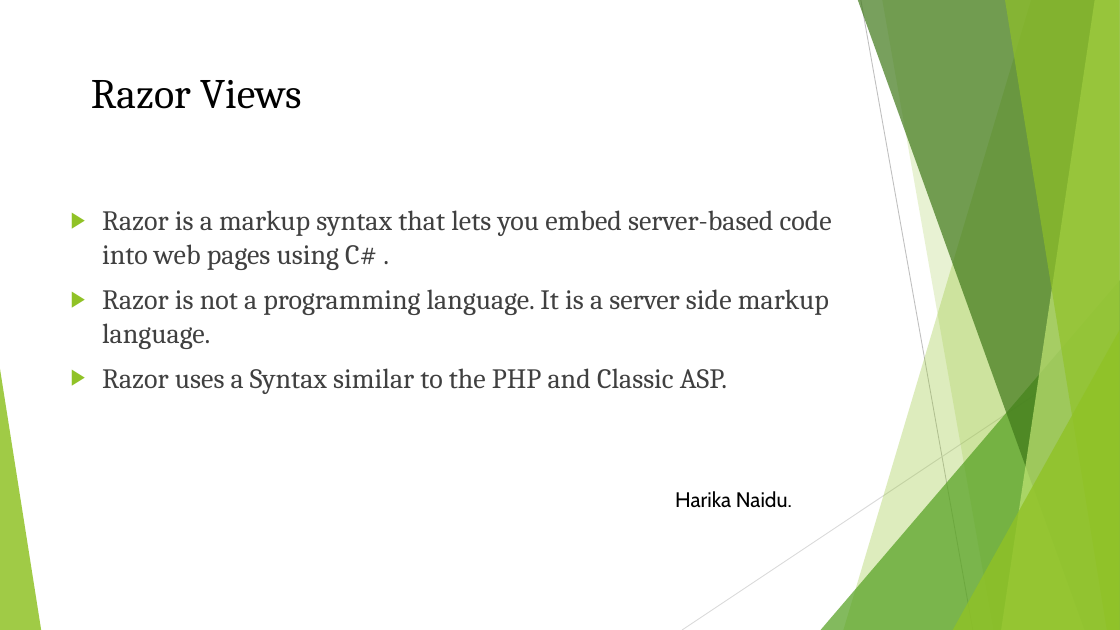
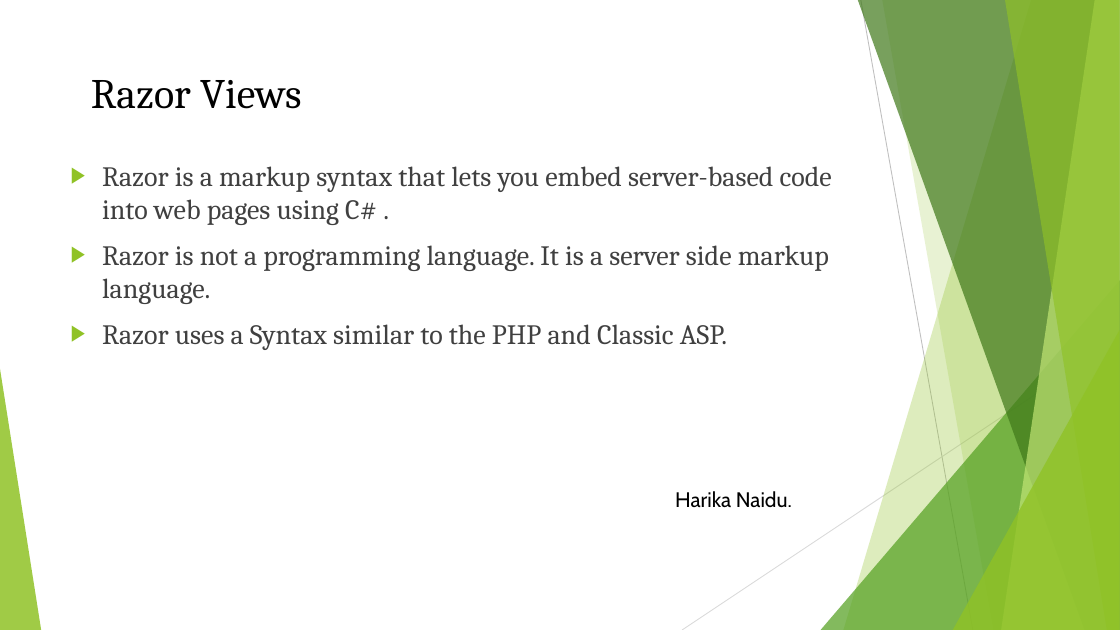
Before and after one commit to Harika1995/Razor-Views, a slide deck: slide 3 of Razor views.pptx. Drawn at 1120x630 pixels with LibreOffice and Linux fonts; fonts in the diff are those of the drawing. Boxes give left, top, right and bottom in pixels: in the first picture for what was removed or moved away, otherwise in the second. Text is boxed around its words. In the diff, an @@ line names an element or a change of style, - is before the commit and + after.

Commit message:
commit changes for ppt for my slides relating the razor syntax

```diff
--- a/Razor views.pptx
+++ b/Razor views.pptx
@@ text "Razor is a markup syntax ...": place and size @@
-text "Razor is a markup syntax ..." at <box>102,210,832,394</box>
+text "Razor is a markup syntax ..." at <box>102,166,832,350</box>
```
Also in this commit, not shown: 5 other slides changed, 8 slides added, 2 slides removed.
